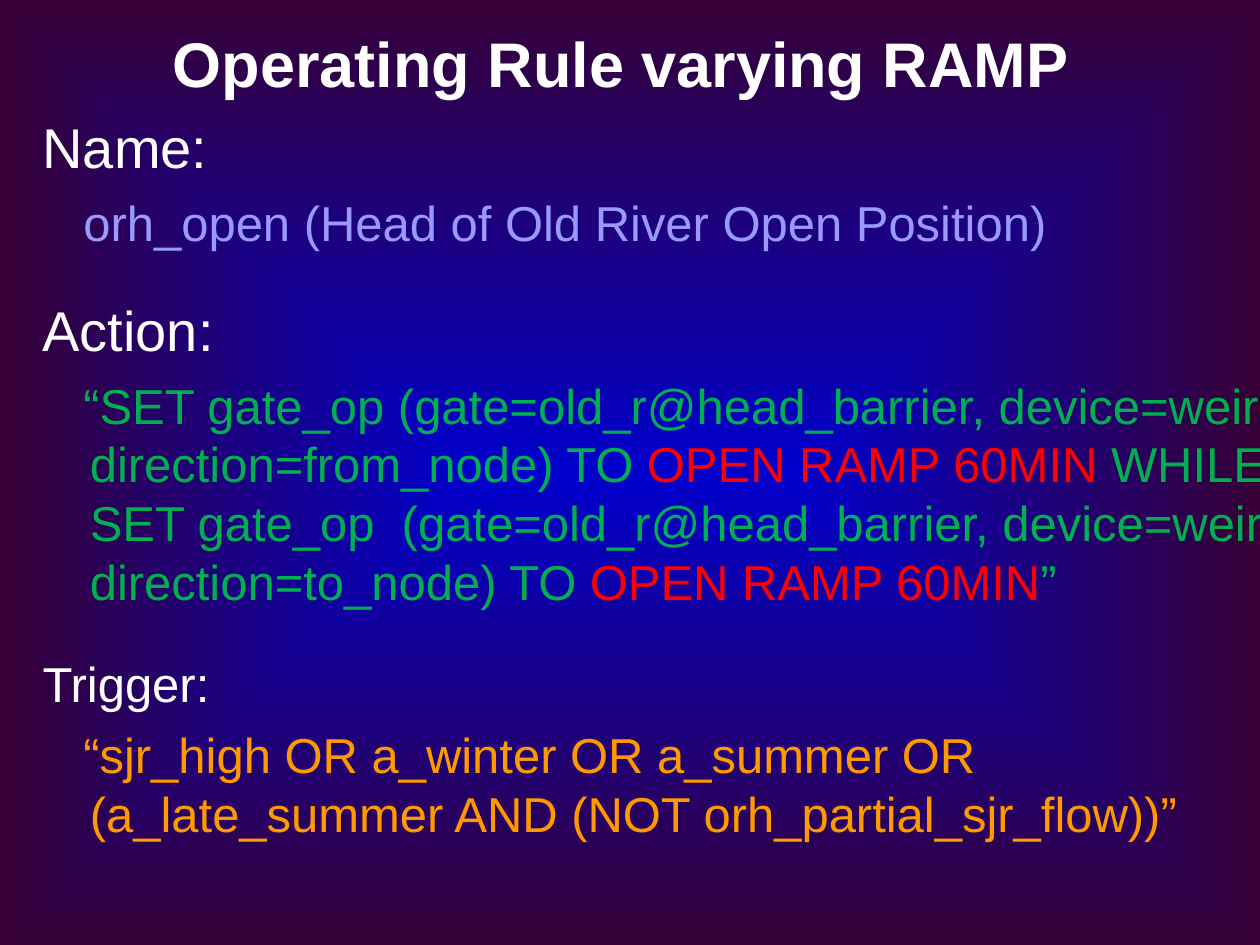
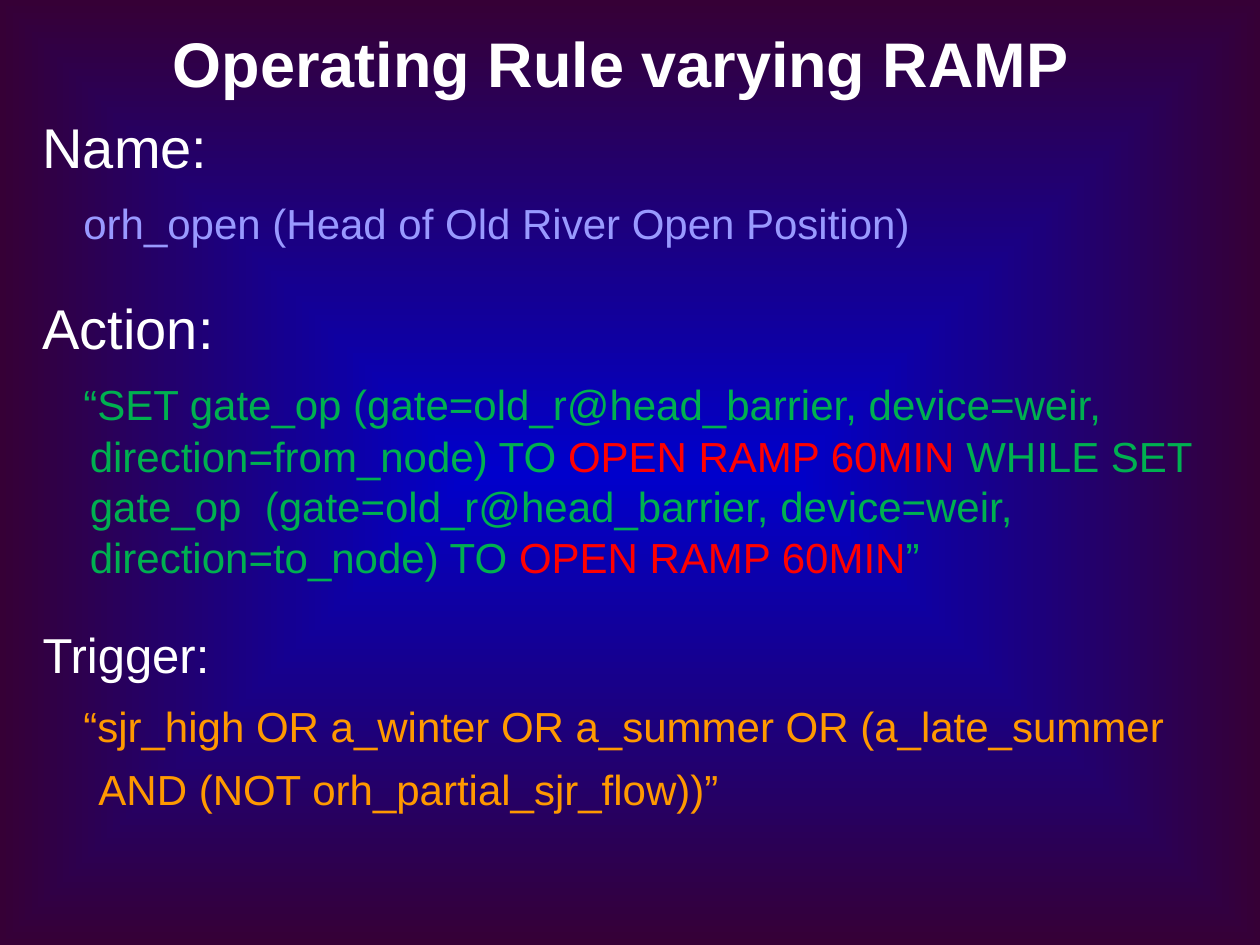
Before and after one commit to CADWRDeltaModeling/dsm2, a slide deck: slide 20 of dsm2/presentations/DSM2 Operting Rule.ppt (slide 15 before the commit). Drawn at 1260x945 pixels with LibreOffice and Linux fonts; fonts in the diff are those of the drawing. Boxes give left, top, right and bottom in pixels: in the first picture for what was removed or moved away, otherwise in the second. Text is boxed around its words. In the diff, an @@ line names an element or a change of style, - is before the commit and + after.

Commit message:
Update as of 09/08/09

Former-commit-id: 53511f7c707c9856cdbfd1bf33b43626b6e306b7

```diff
--- a/dsm2/presentations/DSM2 Operting Rule.ppt
+++ b/dsm2/presentations/DSM2 Operting Rule.ppt
@@ text at [83, 208, 1193, 581]: size 28 to 24 pt in "orh_open (Head of Old River Open Position)", "“SET gate_op (gate=old_r@head_barrier, device=weir, directio ..."; less space between paragraphs @@
@@ text at [83, 711, 1163, 813]: text changed; size 28 to 24 pt @@
-“sjr_high OR a_winter OR a_summer OR (a_late_summer AND (NOT orh_partial_sjr_flow))”
+“sjr_high OR a_winter OR a_summer OR (a_late_summer
+AND (NOT orh_partial_sjr_flow))”
```
Also in this commit, not shown: 8 other slides changed, 5 slides added.
